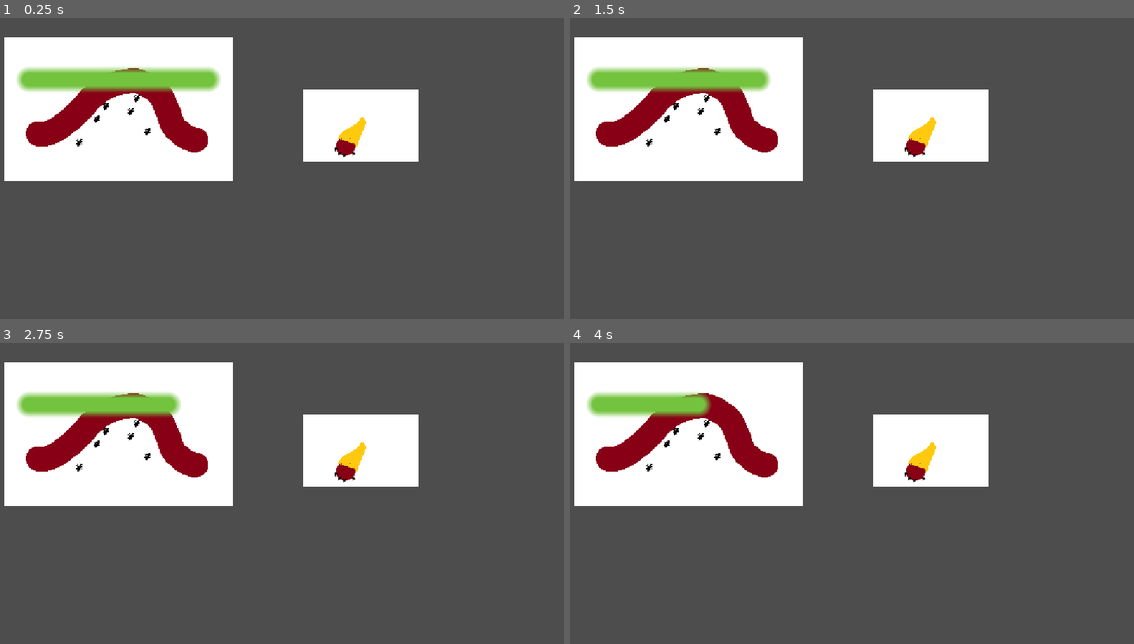
Above: before the commit, frames 1-4 (two rows, left to right).
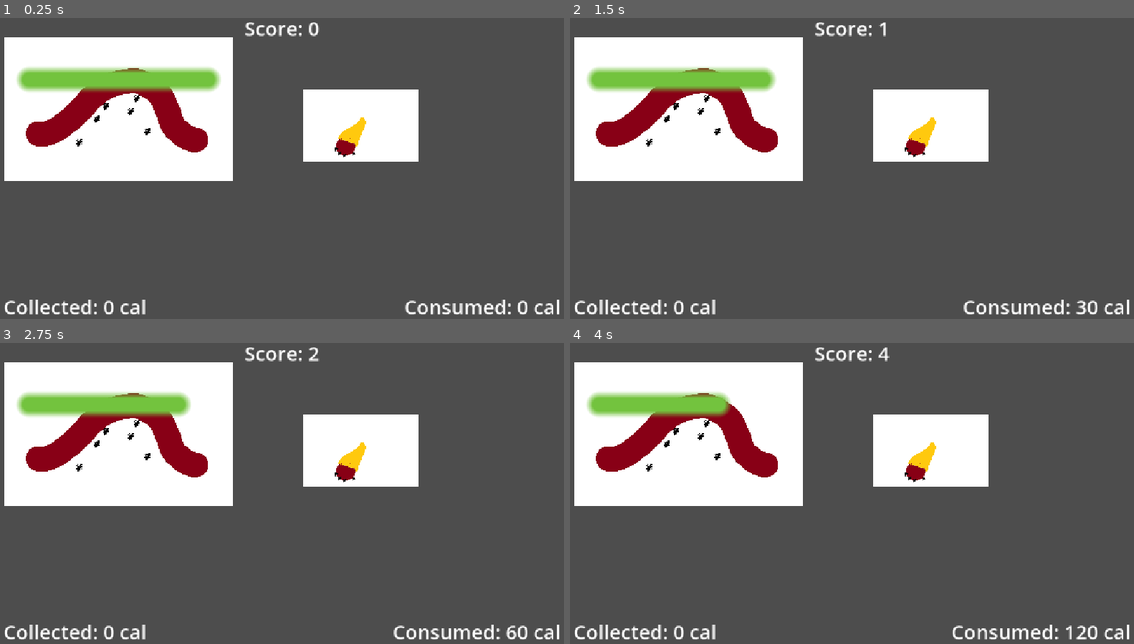
Above: after the commit, the same moments.

Repository: NetroScript/iFSRGameJam2026
Game: Godot game, scene res://tmp/tmp_scene.tscn
Same seed, same stepped clock (60 frames per second), same inputs: the game is played once before the commit and once after it. This scene is started directly instead of the project's main scene.
Inputs:
- Up to frame 1 (0.25 s): no input
- Up to frame 2 (1.5 s): tap Enter at 0.5 s; tap O at 0.6, 1.35 s; tap Space at 1.25 s
- Up to frame 3 (2.75 s): tap O at 2.1 s
- Up to frame 4 (4 s): tap Enter at 2.75 s; tap O at 2.85, 3.6 s; tap Space at 3.5 s

The runs differ from the first frame. In frame 1, 1.4% of the frame differs, in the area x 0-100%, y 1-99%; in frame 2, 1.5%; in frame 3, 1.6%; in frame 4, 1.8%.

Commit message:
added gamestate class and score display

Diff:
--- a/objects/ant_hill/ant_hill.gd
+++ b/objects/ant_hill/ant_hill.gd
@@ -54,12 +54,14 @@
 	if resources <= 0.0:
 		return
 	resources -= amount
+	Gamestate.resources_consumed(floori(amount))
 	resources = clamp(resources, 0.0, max_resources)
 	resource_removed.emit(resources)
 	_update_resource_bar()
 
 	if resources == 0.0:
 		depleted.emit()
+		Gamestate.end_run()
 		push_warning("Resources depleted")
 
 
--- a/objects/food_resource/food_resource.gd
+++ b/objects/food_resource/food_resource.gd
@@ -33,7 +33,9 @@
 	if available_chunks == 0:
 		queue_free()
 		return null
-	available_chunks -= amount
+	var chunks_taken = min(available_chunks, amount)
+	available_chunks -= chunks_taken
+	Gamestate.resources_collected(floori(food.calories * chunks_taken))
 	available_chunks = clamp(available_chunks, 0, max_chunks)
 	resource_removed.emit(available_chunks)
 	_adapt_sprite_scale()
--- a/project.godot
+++ b/project.godot
@@ -22,6 +22,7 @@
 [autoload]
 
 GState="*uid://c161ugd4py04l"
+Gamestate="*uid://jljonhqbk41q"
 
 [display]
 
--- /dev/null
+++ b/scenes/gui/Popups/score_display.gd
@@ -0,0 +1,80 @@
+class_name ScoreDisplay
+extends Control
+
+
+@export var font_size: int = 40
+
+@onready var score_label: Label = %ScoreLabel
+@onready var collected_label: Label = %CollectedLabel
+@onready var consumed_label: Label = %ConsumedLabel
+
+
+func _ready() -> void:
+	Gamestate.score_changed.connect(_on_score_changed)
+	Gamestate.resources_collected_changed.connect(_on_collected_calories_changed)
+	Gamestate.resources_consumed_changed.connect(_on_consumed_calories_changed)
+
+
+func set_score_label_font_size(new_font_size: int) -> void:
+	new_font_size = clamp(new_font_size, 1, 100)
+	score_label.add_theme_font_size_override("font_size", new_font_size)
+
+
+func set_calories_label_font_size(new_font_size: int) -> void:
+	new_font_size = clamp(new_font_size, 1, 100)
+	collected_label.add_theme_font_size_override("font_size", new_font_size)
+	consumed_label.add_theme_font_size_override("font_size", new_font_size)
+
+
+func set_calories_label_visibility(new_visibility: bool) -> void:
+	collected_label.visible = new_visibility
+	consumed_label.visible = new_visibility
+
+
+func set_score_label_text(score: int) -> void:
+	score_label.text = "Score: %d" % score
+
+
+func set_calories_collected_label_text(calories_collected: int) -> void:
+	var prefix: String = ""
+	var cal: float = float(calories_collected)
+	if cal > 1000.0:
+		prefix = "k"
+		cal /= 1000.0
+	var cal_string: String = _format_float(cal)
+	collected_label.text = "Collected: " + cal_string + " " + prefix + "cal"
+
+
+func set_calories_consumed_label_text(calories_consumed: int) -> void:
+	var prefix: String = ""
+	var cal: float = float(calories_consumed)
+	if cal > 1000.0:
+		prefix = "k"
+		cal /= 1000.0
+	var cal_string: String = _format_float(cal)
+	consumed_label.text = "Consumed: " + cal_string + " " + prefix + "cal"
+
+
+func _on_score_changed(new_score: int):
+	set_score_label_text(new_score)
+
+
+func _on_collected_calories_changed(new_amount: int):
+	set_calories_collected_label_text(new_amount)
+
+
+func _on_consumed_calories_changed(new_amount: int):
+	set_calories_consumed_label_text(new_amount)
+
+
+func _format_float(value: float) -> String:
+	var rounded := snappedf(value, 0.01)
+	var text := "%.2f" % rounded
+
+	while text.ends_with("0"):
+		text = text.left(text.length() - 1)
+
+	if text.ends_with("."):
+		text = text.left(text.length() - 1)
+
+	return text
--- /dev/null
+++ b/scenes/gui/Popups/score_display.tscn
@@ -0,0 +1,52 @@
+[gd_scene format=3 uid="uid://bvow5th5sfs6k"]
+
+[ext_resource type="Script" uid="uid://df04nr3vijvx4" path="res://scenes/gui/Popups/score_display.gd" id="1_531ay"]
+
+[node name="ScoreDisplay" type="Control" unique_id=1210247731]
+layout_mode = 3
+anchors_preset = 15
+anchor_right = 1.0
+anchor_bottom = 1.0
+grow_horizontal = 2
+grow_vertical = 2
+script = ExtResource("1_531ay")
+font_size = null
+
+[node name="MarginContainer" type="MarginContainer" parent="." unique_id=748543199]
+layout_mode = 1
+anchors_preset = 15
+anchor_right = 1.0
+anchor_bottom = 1.0
+grow_horizontal = 2
+grow_vertical = 2
+theme_override_constants/margin_left = 16
+theme_override_constants/margin_top = 16
+theme_override_constants/margin_right = 16
+theme_override_constants/margin_bottom = 16
+
+[node name="ScoreLabel" type="Label" parent="MarginContainer" unique_id=1180490841]
+unique_name_in_owner = true
+layout_mode = 2
+size_flags_horizontal = 6
+size_flags_vertical = 0
+theme_override_font_sizes/font_size = 40
+text = "Score: 0"
+
+[node name="CaloriesInfoBar" type="HBoxContainer" parent="MarginContainer" unique_id=2088048762]
+layout_mode = 2
+size_flags_vertical = 8
+theme_override_constants/separation = 50
+
+[node name="CollectedLabel" type="Label" parent="MarginContainer/CaloriesInfoBar" unique_id=1664218787]
+unique_name_in_owner = true
+layout_mode = 2
+size_flags_horizontal = 3
+theme_override_font_sizes/font_size = 40
+text = "Collected: 0 cal"
+
+[node name="ConsumedLabel" type="Label" parent="MarginContainer/CaloriesInfoBar" unique_id=972196172]
+unique_name_in_owner = true
+layout_mode = 2
+size_flags_horizontal = 10
+theme_override_font_sizes/font_size = 40
+text = "Consumed: 0 cal"
--- /dev/null
+++ b/scripts/state/gamestate.gd
@@ -0,0 +1,52 @@
+class_name GameState
+extends Node
+
+signal score_changed(score: int)
+signal resources_collected_changed(resources_collected: int)
+signal resources_consumed_changed(resources_consumed: int)
+signal run_started
+signal run_ended(final_score: int)
+
+var second_counter: float = 0.0
+var score: int = 0
+var res_consumed: int = 0
+var res_collected: int = 0
+var game_running: bool = false
+
+func _process(delta: float) -> void:
+	if game_running:
+		second_counter += delta
+		if second_counter >= 1.0:
+			score += 1
+			second_counter -= 1
+			score_changed.emit(score)
+
+
+func start_run():
+	score = 0
+	score_changed.emit(score)
+	res_collected = 0
+	resources_collected_changed.emit(res_collected)
+	res_consumed = 0
+	resources_consumed_changed.emit(res_consumed)
+	second_counter = 0.0
+	game_running = true
+	run_started.emit()
+
+
+func end_run():
+	if not game_running:
+		return
+
+	game_running = false
+	run_ended.emit(score)
+
+
+func resources_collected(amount: int):
+	res_collected += amount
+	resources_collected_changed.emit(res_collected)
+
+
+func resources_consumed(amount: int):
+	res_consumed += amount
+	resources_consumed_changed.emit(res_consumed)
--- a/tmp/tmp_scene.gd
+++ b/tmp/tmp_scene.gd
@@ -13,6 +13,7 @@
 	timer.wait_time = bite_interval
 	timer.one_shot = false
 	timer.timeout.connect(_on_timer_timeout)
+	Gamestate.start_run()
 
 
 func _process(delta: float) -> void:
--- a/tmp/tmp_scene.tscn
+++ b/tmp/tmp_scene.tscn
@@ -4,6 +4,7 @@
 [ext_resource type="PackedScene" uid="uid://cvor5dmn2lje5" path="res://objects/food_resource/food_resource.tscn" id="1_dihx3"]
 [ext_resource type="PackedScene" uid="uid://b3fgi2u127m3m" path="res://objects/ant_hill/ant_hill.tscn" id="2_nfwpx"]
 [ext_resource type="Resource" uid="uid://cfi8cmlcclgej" path="res://objects/food/ice_cream.tres" id="4_4qunm"]
+[ext_resource type="PackedScene" uid="uid://bvow5th5sfs6k" path="res://scenes/gui/Popups/score_display.tscn" id="5_4qunm"]
 
 [node name="TmpScene" type="Node2D" unique_id=369819177]
 script = ExtResource("1_22jtm")
@@ -12,8 +13,8 @@
 unique_name_in_owner = true
 position = Vector2(-328.99997, -116.99999)
 scale = Vector2(10, 10)
-start_resources = 300.0
-max_resources = 300.0
+start_resources = 400.0
+max_resources = 400.0
 drain_rate = 30.0
 
 [node name="Camera2D" type="Camera2D" parent="." unique_id=493425930]
@@ -27,4 +28,8 @@
 [node name="Timer" type="Timer" parent="." unique_id=2049690761]
 unique_name_in_owner = true
 
+[node name="CanvasLayer" type="CanvasLayer" parent="." unique_id=182577136]
+
+[node name="ScoreDisplay" parent="CanvasLayer" unique_id=1210247731 instance=ExtResource("5_4qunm")]
+
 [editable path="FoodResource"]
Not shown, added: scenes/gui/Popups/score_display.gd.uid
Not shown, added: scripts/state/gamestate.gd.uid
